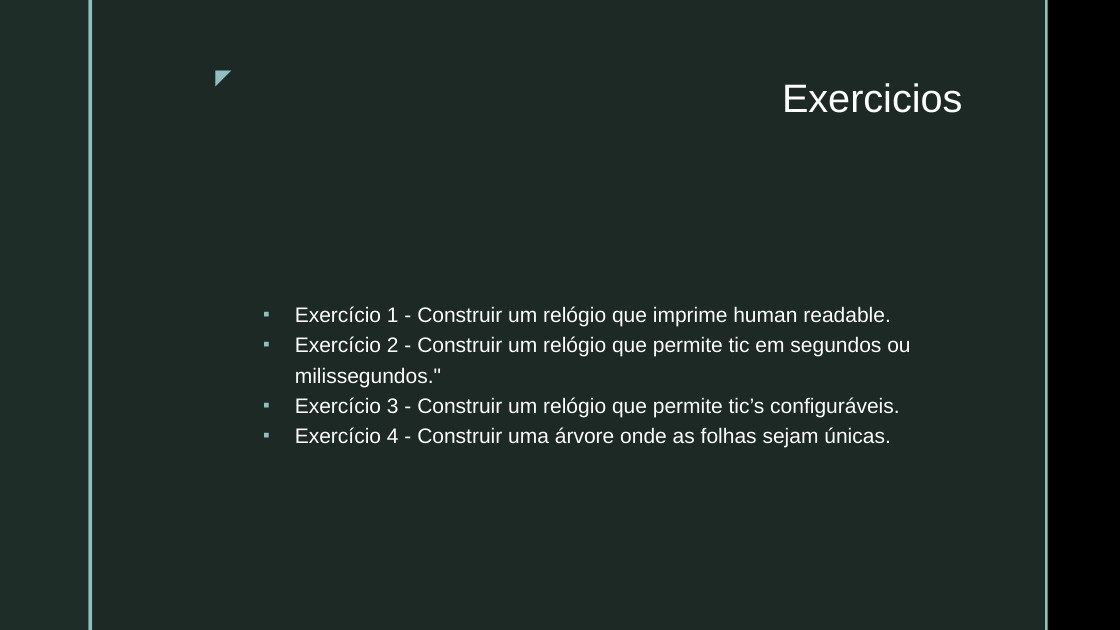
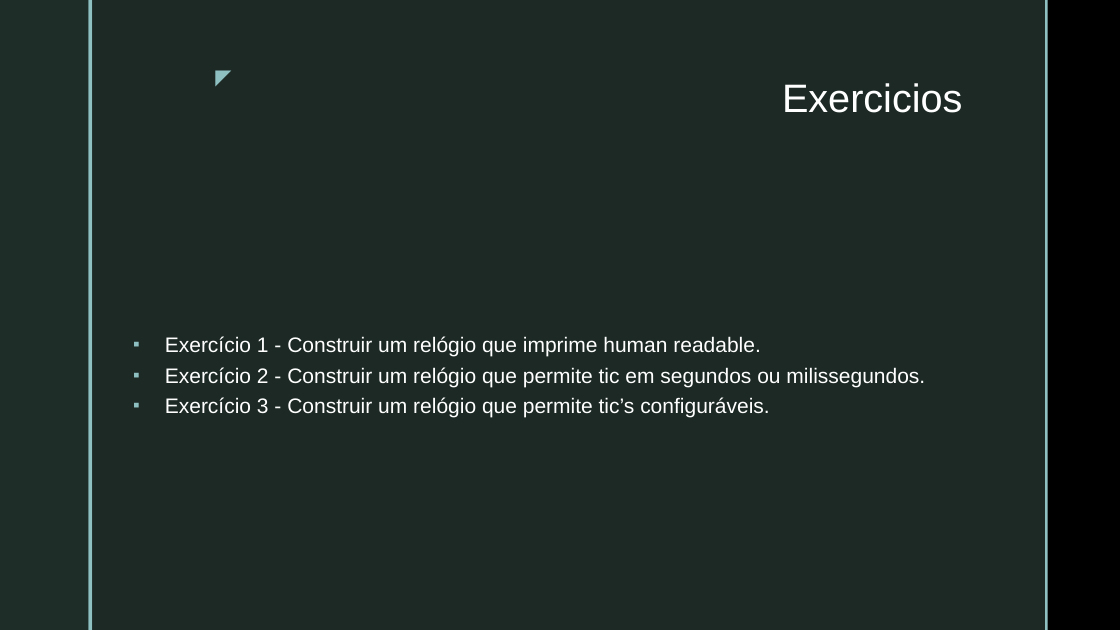
Before and after one commit to VictorInacio/curso-clojure-mybank, a slide deck: slide 19 of doc/NUBOOT-MOD3-PROG-TEC-CLJ.pptx (slide 18 before the commit). Drawn at 1120x630 pixels with LibreOffice and Linux fonts; fonts in the diff are those of the drawing; background and template pictures are left out. Boxes give left, top, right and bottom in pixels: in the first picture for what was removed or moved away, otherwise in the second. Text is boxed around its words. In the diff, an @@ line names an element or a change of style, - is before the commit and + after.

```diff
--- a/doc/NUBOOT-MOD3-PROG-TEC-CLJ.pptx
+++ b/doc/NUBOOT-MOD3-PROG-TEC-CLJ.pptx
@@ text "Exercício 1 - Construir um ..." moved from (x1=295, y1=306, x2=910, y2=447) to (x1=165, y1=336, x2=925, y2=417) @@
@@ text at (x1=165, y1=367, x2=925, y2=387): text changed @@
-▪ Exercício 2 - Construir um relógio que permite tic em segundos ou milissegundos."
+▪ Exercício 2 - Construir um relógio que permite tic em segundos ou milissegundos.
@@ text at (x1=295, y1=427, x2=890, y2=447): paragraph removed @@
-▪ Exercício 4 - Construir uma árvore onde as folhas sejam únicas.
```
Also in this commit, not shown: 4 other slides changed, 4 slides added, 1 slide removed, 9 other files.
